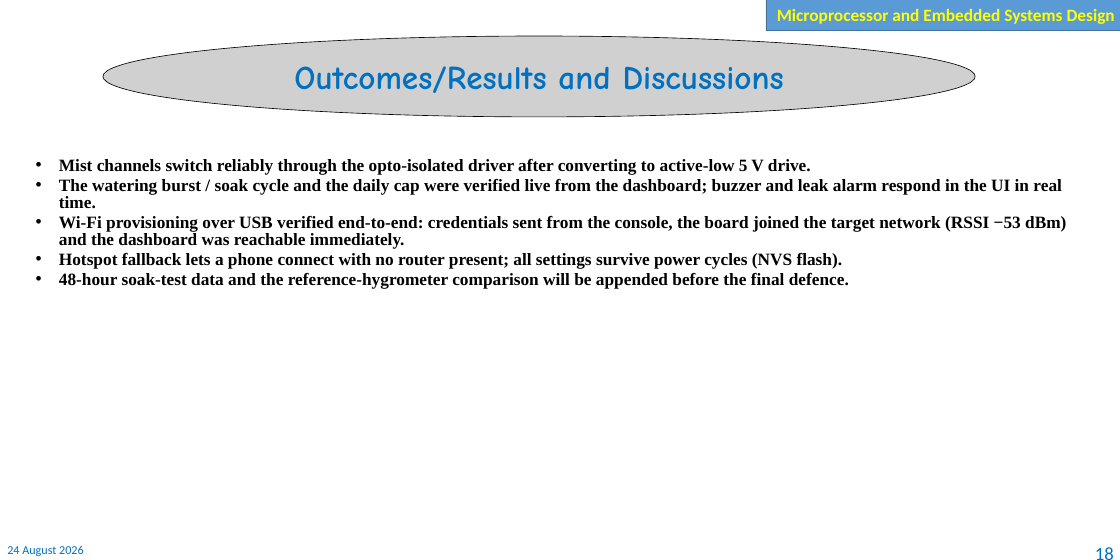
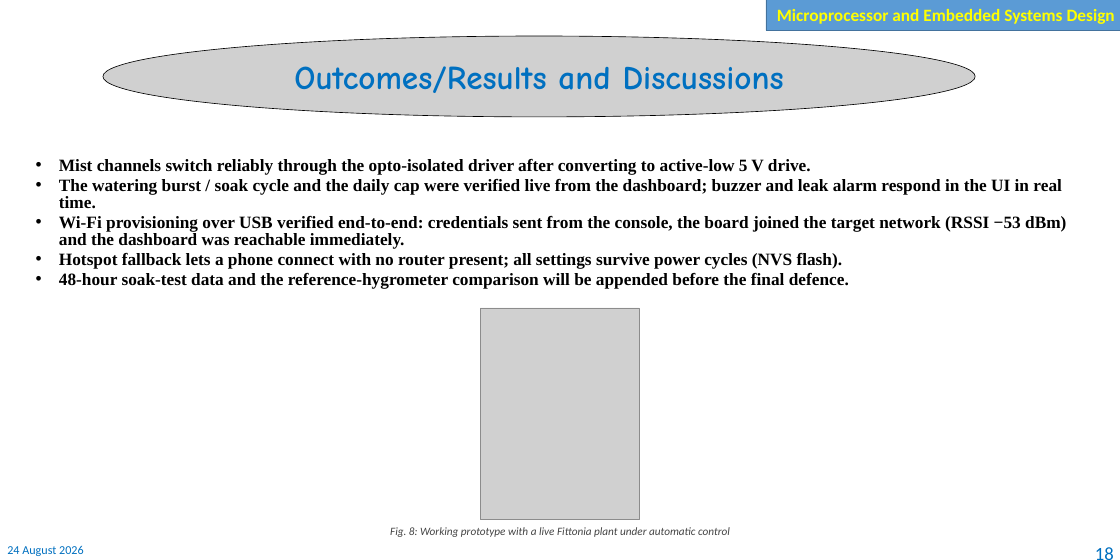
Before and after one commit to kishorkishor/Terrarium, a slide deck: slide 18 of TERRARIUM-Presentation.pptx. Drawn at 1120x560 pixels with LibreOffice and Linux fonts; fonts in the diff are those of the drawing; grey boxes stand for pictures; background and template pictures are left out. Boxes give left, top, right and bottom in pixels: in the first picture for what was removed or moved away, otherwise in the second. Text is boxed around its words. In the diff, an @@ line names an element or a change of style, - is before the commit and + after.

```diff
--- a/TERRARIUM-Presentation.pptx
+++ b/TERRARIUM-Presentation.pptx
@@ picture added at (x1=480, y1=308, x2=639, y2=520) @@
@@ text added at (x1=390, y1=527, x2=730, y2=537), 13 pt, text #444444, italic @@
+Fig. 8: Working prototype with a live Fittonia plant under automatic control
```
Also in this commit, not shown: 1 other slide changed, 7 other files.
